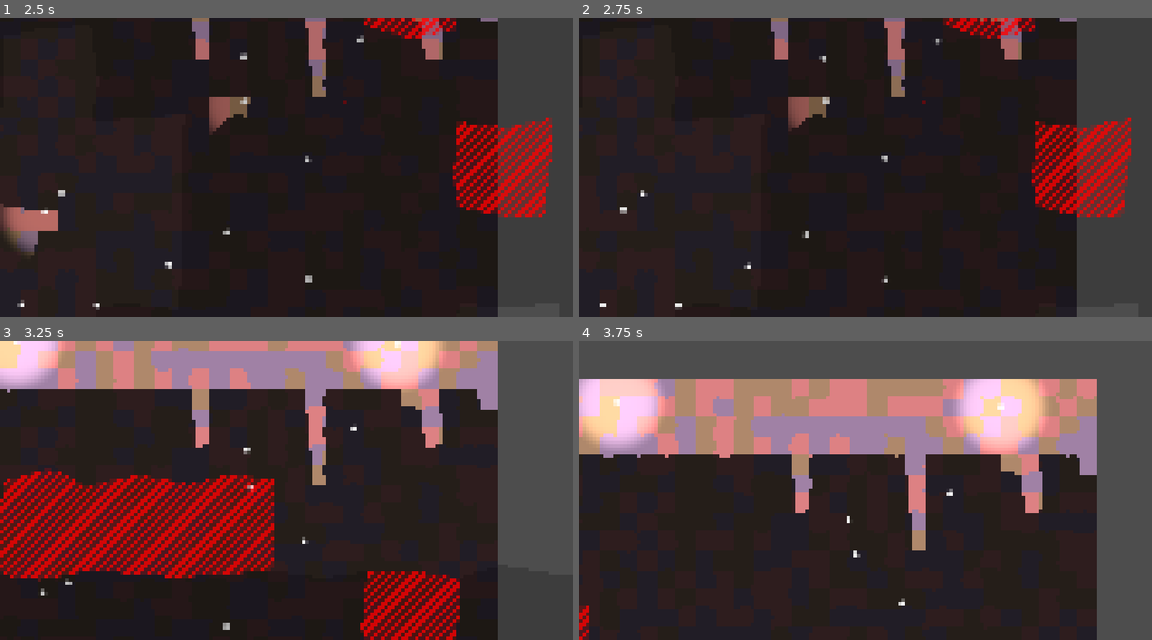
Above: before the commit, frames 1-4 (two rows, left to right).
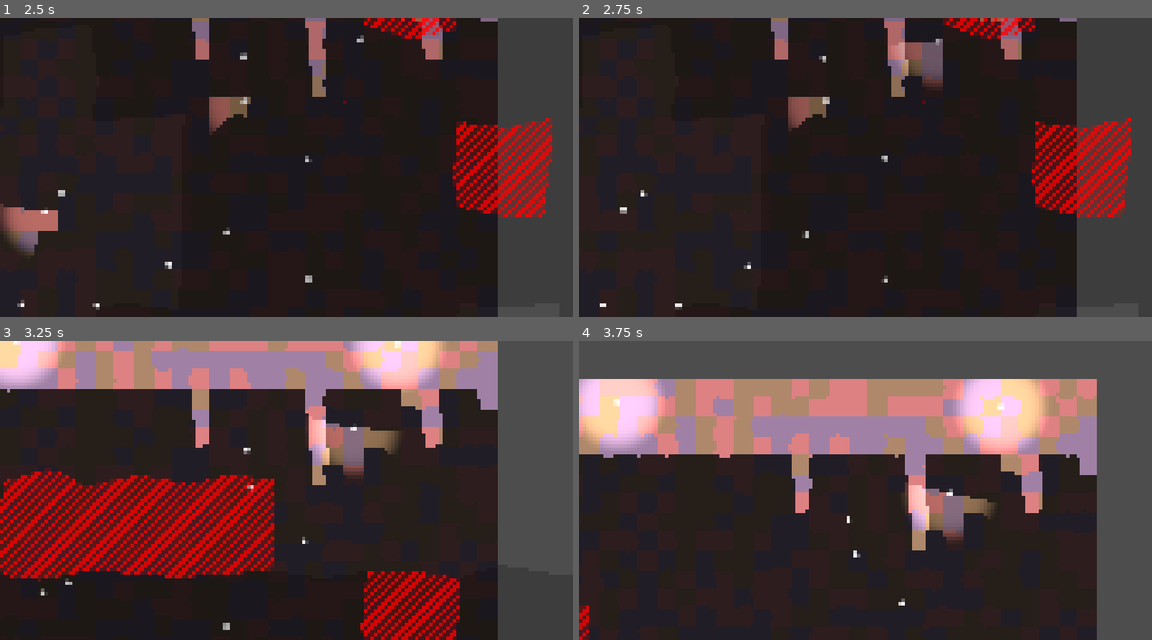
Above: after the commit, the same moments.

Repository: vincent-woelfer/dwarfs-diamonds
Game: Godot game, scene res://scenes/root.tscn
Two runs of this game, one before a commit and one after it. Both use one fixed random seed, a clock stepped at 60 frames per second and the inputs below.
Inputs (mouse positions are in pixels of both pictures, inside the frame that each line leads up to):
- Up to frame 1 (2.5 s): move the mouse to (412, 152) at 0.52 s; hold Right (ui_right) 0.53-1.28 s; hold Right mouse button (mouse_right) 0.53-1.28 s; click (412, 152) at 0.67 s; move the mouse to (171, 182) at 1.27 s; hold Down (ui_down) 1.28-2.03 s; tap S (cam_move_down) at 1.35 s; click (171, 182) at 1.42 s; right-click (171, 182) at 1.55 s; move the mouse to (343, 101) at 2.02 s; hold Right (ui_right) from 2.03 s (still down); hold A (cam_move_left) from 2.03 s (still down); click (343, 101) at 2.17 s; right-click (343, 101) at 2.3 s
- Up to frame 2 (2.75 s): keep holding Right (ui_right); keep holding A (cam_move_left)
- Up to frame 3 (3.25 s): move the mouse to (257, 550) at 2.77 s; release Right (ui_right) at 2.78 s; release A (cam_move_left) at 2.78 s; hold Up (ui_up) from 2.78 s (still down); tap D (cam_move_right) at 2.85 s; click (257, 550) at 2.92 s; right-click (257, 550) at 3.05 s
- Up to frame 4 (3.75 s): move the mouse to (1037, 535) at 3.52 s; release Up (ui_up) at 3.53 s; hold Left (ui_left) from 3.53 s (still down); hold W (cam_move_up) from 3.53 s (still down); click (1037, 535) at 3.67 s

Frame 1 is identical in both runs. In frame 2, 1.0% of the frame differs, in the area x 54-64%, y 6-24%; in frame 3, 1.7%, in the area x 53-70%, y 25-45%; in frame 4, 1.6%.

Commit message:
add basic mining

Diff:
--- a/shaders/StencilPostProcess.gdshader
+++ b/shaders/StencilPostProcess.gdshader
@@ -16,7 +16,7 @@
 
 
 // Mining = 54, 15, 90
-const vec4 mining_color = vec4(0.211, 0.058, 0.352, 0.8);
+const vec4 mining_color = vec4(0.311, 0.1, 0.62, 0.8);
 
 const vec4 selection_color = vec4(1.0, 1.0, 0.0, 0.5);
 
--- a/src/MousePointer.gd
+++ b/src/MousePointer.gd
@@ -7,6 +7,11 @@
 
 var curr_selected_cells: Array[Cell] = []
 var prev_selected_cells: Array[Cell] = []
+
+# Miner interface
+var mine_speed := 0.5 # per second
+var currently_mining_cells: Array[Cell] = []
+
 
 @onready var camera: Camera = get_tree().root.get_node("root/Camera")
 @onready var level: Level = get_tree().root.get_node("root/Level")
@@ -50,16 +55,34 @@
 			if cell not in prev_selected_cells:
 				cell.is_highlighted = not cell.is_highlighted
 
-	# # Destroy Cells
-	# if Input.is_action_just_pressed("mouse_right"):
-	# 	if curr_selected_cell and not curr_selected_cell.is_solid:
-	# 		curr_selected_cell.is_solid = true
-	# 		curr_selected_cell.mining_process = 0
-	# 		curr_selected_cell.is_highlighted = false
-	# 		curr_selected_cell.is_selected = false
+	# Mine Cells
+	if Input.is_action_pressed("mouse_right"):
+		for cell in curr_selected_cells:
+			_start_mining(cell)
 
 	# Update prev -> curr
 	prev_selected_cells = curr_selected_cells.duplicate()
+
+	###########
+	# Mining process
+	for mining_cell in currently_mining_cells:
+		if mining_cell == null or not mining_cell.is_solid:
+			currently_mining_cells.erase(mining_cell)
+			continue
+
+		mining_cell.mining_process += mine_speed * delta
+		if mining_cell.mining_process >= 1.0:
+			mining_cell.is_solid = false
+			mining_cell.mining_process = 0.0
+			mining_cell.is_selected = false
+			currently_mining_cells.erase(mining_cell)
+
+
+func _start_mining(cell: Cell) -> void:
+	if cell in currently_mining_cells or cell == null or not cell.is_solid:
+		return
+
+	currently_mining_cells.append(cell)
 
 
 # Sample cells at mouse position
